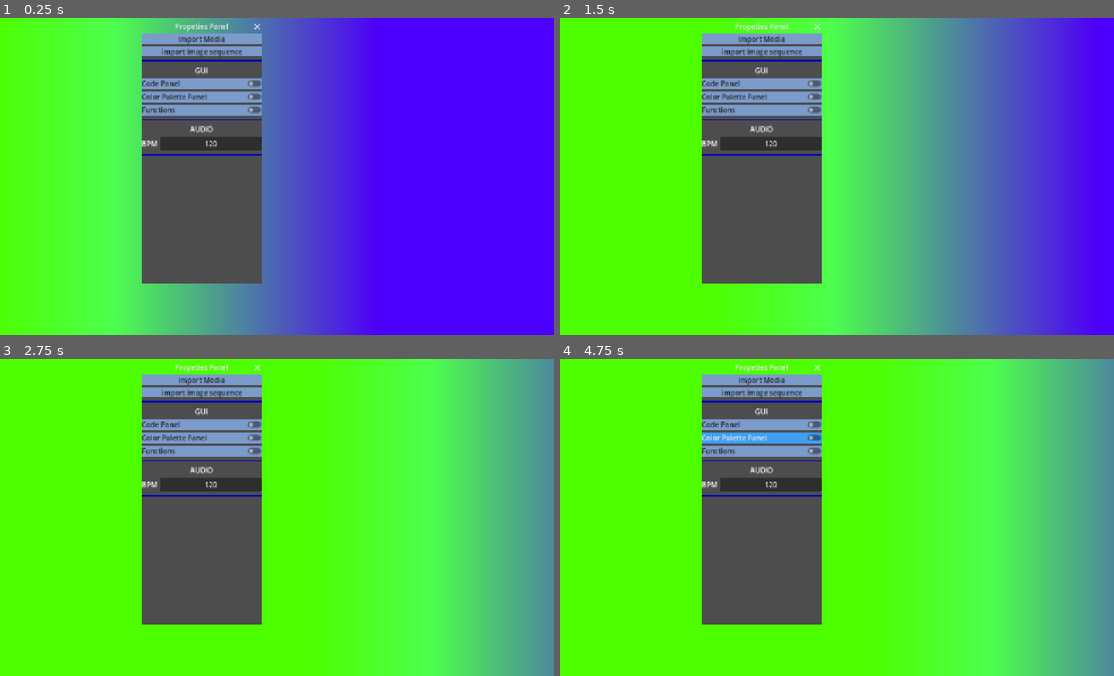
Above: before the commit, frames 1-4 (two rows, left to right).
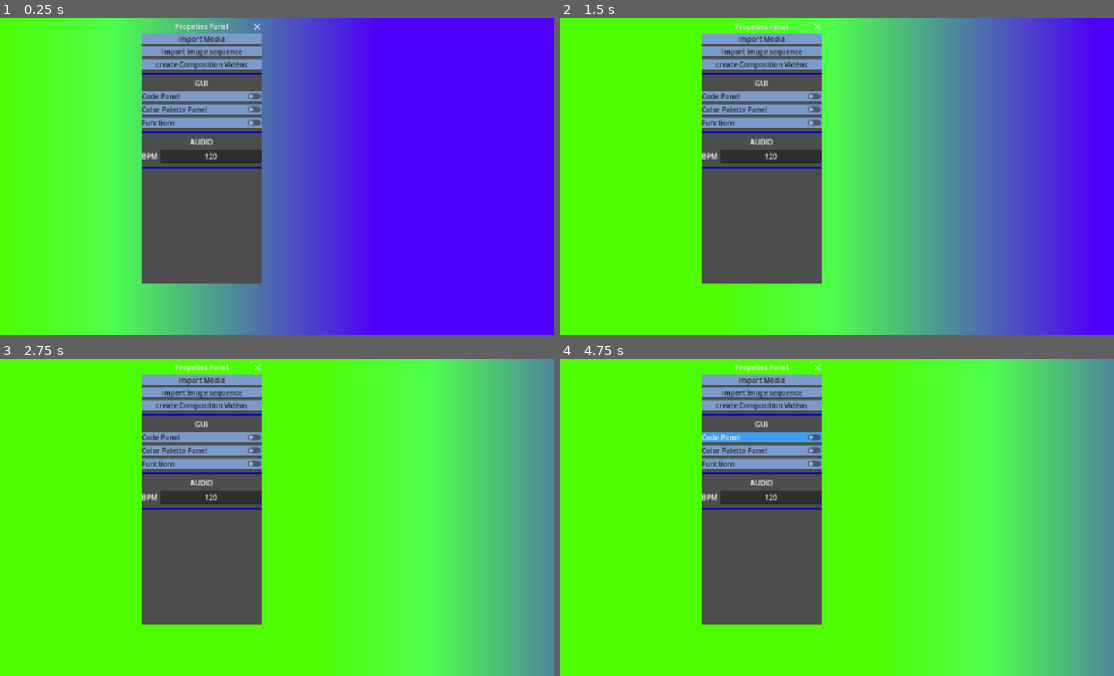
Above: after the commit, the same moments.

Repository: Juju-brz/GDVJ-2
Game: Godot game, scene res://scenes/main.tscn
Two runs of this game, one before a commit and one after it. Both use one fixed random seed, a clock stepped at 60 frames per second and the inputs below. The engine's default icon, where the game draws it, is replaced by a stand-in: a white triangle on a blue panel in a dark square.
Inputs (mouse positions are in pixels of both pictures, inside the frame that each line leads up to):
- Up to frame 1 (0.25 s): no input
- Up to frame 2 (1.5 s): tap Enter at 0.5 s; move the mouse to (953, 160) at 0.52 s; tap Alt (media_change_mode) at 0.6 s; click (953, 160) at 0.67 s; drag from (720, 192) to (803, 239) at 1.27 s
- Up to frame 3 (2.75 s): move the mouse to (326, 447) at 2.02 s; tap [ (media_front) at 2.1 s
- Up to frame 4 (4.75 s): drag from (803, 580) to (659, 469) at 2.77 s; move the mouse to (1003, 565) at 3.52 s; hold ] (media_back) 3.53-4.25 s; hold = (media_zoom_in) 3.53-4.25 s; drag from (659, 469) to (748, 438) at 4.27 s

The runs differ from the first frame. In frame 1, 4.8% of the frame differs, in the area x 25-48%, y 12-48%; in frame 2, 4.8%; in frame 3, 4.8%; in frame 4, 4.8%.

Commit message:
okay I must add id  to media for every signal emit

Diff:
--- /dev/null
+++ b/UI/button_compo_video.tscn
@@ -0,0 +1,4 @@
+[gd_scene format=3 uid="uid://yskplgqtvglr"]
+
+[node name="ButtonCompoVideo" type="Button" unique_id=1228571772]
+size_flags_horizontal = 3
--- a/scenes/main.tscn
+++ b/scenes/main.tscn
@@ -10,6 +10,7 @@
 [ext_resource type="Script" uid="uid://b3xbx6c3gelh0" path="res://scripts/bpm_line_edit.gd" id="7_tipki"]
 [ext_resource type="Script" uid="uid://rl8itots4uke" path="res://scripts/functions.gd" id="9_85g3d"]
 [ext_resource type="CodeHighlighter" uid="uid://mikmy4deotb0" path="res://UI/SyntaxColor.tres" id="10_choun"]
+[ext_resource type="PackedScene" uid="uid://yskplgqtvglr" path="res://UI/button_compo_video.tscn" id="11_ya4ey"]
 
 [sub_resource type="ShaderMaterial" id="ShaderMaterial_ojabb"]
 shader = ExtResource("3_tefeu")
@@ -45,12 +46,12 @@
 grow_vertical = 2
 expand_mode = 1
 
-[node name="mediaImport" type="Node2D" parent="CanvasLayer" unique_id=827084082 node_paths=PackedStringArray("file_dialog_image", "file_dialog_video", "loading_screen", "color_rect")]
+[node name="mediaImport" type="Node2D" parent="CanvasLayer" unique_id=827084082 node_paths=PackedStringArray("file_dialog_image", "file_dialog_video", "color_rect", "ButtonCompoVideo")]
 script = ExtResource("4_o6xl0")
 file_dialog_image = NodePath("../../FileDialog_image")
 file_dialog_video = NodePath("../../FileDialog_video")
-loading_screen = NodePath("")
 color_rect = NodePath("../../SubViewport/ColorRect")
+ButtonCompoVideo = NodePath("../../UI/CompositionVideo/Window/VBoxContainer/HBoxContainer/ButtonCompoVideo")
 
 [node name="FileDialog_image" type="FileDialog" parent="." unique_id=1966622314]
 title = "Open a File"
@@ -66,7 +67,7 @@
 filters = PackedStringArray("*png", "*.jpg", "*.jpeg", "*.svg")
 use_native_dialog = true
 
-[node name="UI" type="Control" parent="." unique_id=1981191330 node_paths=PackedStringArray("color_palette", "code_line", "function", "test")]
+[node name="UI" type="Control" parent="." unique_id=1981191330 node_paths=PackedStringArray("color_palette", "code_line", "function", "test", "Compo")]
 layout_mode = 3
 anchors_preset = 15
 anchor_right = 1.0
@@ -79,6 +80,7 @@
 code_line = NodePath("CodeLine/CodeLineWindow")
 function = NodePath("Functions/Functions")
 test = NodePath("Propeties_Panel/Window/VBoxContainer/test")
+Compo = NodePath("CompositionVideo/Window")
 
 [node name="Propeties_Panel" type="Control" parent="UI" unique_id=883644413]
 layout_mode = 1
@@ -108,6 +110,10 @@
 [node name="ButtonVideo" type="Button" parent="UI/Propeties_Panel/Window/VBoxContainer" unique_id=826516093]
 layout_mode = 2
 text = "import image sequence"
+
+[node name="ButtonCompVideos" type="Button" parent="UI/Propeties_Panel/Window/VBoxContainer" unique_id=1844992684]
+layout_mode = 2
+text = "create Composition Vidéos"
 
 [node name="Label2" type="Label" parent="UI/Propeties_Panel/Window/VBoxContainer" unique_id=113334318]
 visible = false
@@ -294,8 +300,55 @@
 layout_mode = 2
 metadata/_tab_index = 1
 
+[node name="CompositionVideo" type="Control" parent="UI" unique_id=1395411035]
+layout_mode = 1
+anchors_preset = 15
+anchor_right = 1.0
+anchor_bottom = 1.0
+grow_horizontal = 2
+grow_vertical = 2
+
+[node name="Window" type="Window" parent="UI/CompositionVideo" unique_id=2031633769]
+oversampling_override = 1.0
+position = Vector2i(314, 390)
+size = Vector2i(596, 134)
+visible = false
+
+[node name="VBoxContainer" type="VBoxContainer" parent="UI/CompositionVideo/Window" unique_id=2043018296]
+anchors_preset = 15
+anchor_right = 1.0
+anchor_bottom = 1.0
+grow_horizontal = 2
+grow_vertical = 2
+
+[node name="HBoxContainer" type="HBoxContainer" parent="UI/CompositionVideo/Window/VBoxContainer" unique_id=1711228763]
+layout_mode = 2
+size_flags_vertical = 3
+
+[node name="ButtonCompoVideo" parent="UI/CompositionVideo/Window/VBoxContainer/HBoxContainer" unique_id=1228571772 instance=ExtResource("11_ya4ey")]
+layout_mode = 2
+
+[node name="ButtonCompoVideo2" parent="UI/CompositionVideo/Window/VBoxContainer/HBoxContainer" unique_id=795341215 instance=ExtResource("11_ya4ey")]
+layout_mode = 2
+
+[node name="HBoxContainer2" type="HBoxContainer" parent="UI/CompositionVideo/Window/VBoxContainer" unique_id=1946896192]
+layout_mode = 2
+
+[node name="Button" type="Button" parent="UI/CompositionVideo/Window/VBoxContainer/HBoxContainer2" unique_id=1670159002]
+layout_mode = 2
+text = "LOOP"
+
+[node name="LineEdit" type="LineEdit" parent="UI/CompositionVideo/Window/VBoxContainer/HBoxContainer2" unique_id=1706811685]
+layout_mode = 2
+text = "CLOSE"
+
+[node name="Button2" type="Button" parent="UI/CompositionVideo/Window/VBoxContainer/HBoxContainer2" unique_id=326714374]
+layout_mode = 2
+text = "CLOSE"
+
 [connection signal="pressed" from="UI/Propeties_Panel/Window/VBoxContainer/ButtonImage" to="CanvasLayer/mediaImport" method="_on_button_image_pressed"]
 [connection signal="pressed" from="UI/Propeties_Panel/Window/VBoxContainer/ButtonVideo" to="CanvasLayer/mediaImport" method="_on_button_video_pressed"]
+[connection signal="pressed" from="UI/Propeties_Panel/Window/VBoxContainer/ButtonCompVideos" to="UI" method="_on_button_comp_videos_pressed"]
 [connection signal="toggled" from="UI/Propeties_Panel/Window/VBoxContainer/CheckCode" to="UI" method="_on_check_code_toggled"]
 [connection signal="toggled" from="UI/Propeties_Panel/Window/VBoxContainer/CheckColorPalette" to="UI" method="_on_check_color_palette_toggled"]
 [connection signal="toggled" from="UI/Propeties_Panel/Window/VBoxContainer/CheckFunctions" to="UI" method="_on_check_function_toggled"]
@@ -305,5 +358,6 @@
 [connection signal="confirmed" from="UI/Functions/Functions/FileDialogSave" to="UI/Functions" method="_on_file_dialog_save_confirmed"]
 [connection signal="files_selected" from="UI/Functions/Functions/FileDialogSave" to="UI/Functions" method="_on_file_dialog_save_files_selected"]
 [connection signal="pressed" from="UI/Functions/Functions/TabContainer/CodeEdit/ButtonSave" to="UI/Functions" method="_on_button_save_pressed"]
+[connection signal="pressed" from="UI/CompositionVideo/Window/VBoxContainer/HBoxContainer/ButtonCompoVideo" to="CanvasLayer/mediaImport" method="_on_button_compo_video_pressed"]
 
 [editable path="UI/CodeLine"]
--- a/scripts/media.gd
+++ b/scripts/media.gd
@@ -10,8 +10,9 @@
 @export var emetteur: Node
 
 signal draggingON(is_dragging : bool)
-#@export var texRect :TextureRect
-## Called when the node enters the scene tree for the first time.
+
+static var next_id := 0 # increment with every instances
+
 func _ready():
 	sprite = self
 	set_process_input(true)
@@ -134,7 +135,7 @@
 func send_signal():
 	GLOBAL.seleted_changed.emit(is_dragging)
 
-	print("emit signal is selected")
+	#print("emit signal is selected")
 
 #func send_signal_not_selected():
 	#if is_selected == false:
--- a/scripts/media_import.gd
+++ b/scripts/media_import.gd
@@ -12,6 +12,7 @@
 const AnimScene = preload("res://scenes/Animation.tscn")
 #@export var canvas : CanvasLayer
 @export var color_rect : ColorRect
+@export var ButtonCompoVideo : Button
 
 func _ready() -> void:
 	file_dialog_image.file_selected.connect(on_file_selected)
@@ -51,6 +52,8 @@
 
 	#ResourceLoader.load_threaded_request(new_instance)
 	instances.append(new_instance)
+	new_instance.next_id +=1
+	print("id", new_instance.next_id)
 
 func on_dir_selected(dir : String):
 	var files: Array = Array(DirAccess.get_files_at(dir)).filter(
@@ -62,6 +65,7 @@
 	var textures: Array = []
 	textures.resize(files.size())
 
+	### DONT FREEZE SCREEN
 	var task_id := WorkerThreadPool.add_group_task(
 		func(i):
 			var img := Image.load_from_file(files[i])
@@ -92,3 +96,8 @@
 
 func _on_button_video_pressed() -> void:
 	file_dialog_video.show()
+
+
+func _on_button_compo_video_pressed() -> void:
+	file_dialog_video.show()
+	ButtonCompoVideo.icon = load("res://media/jujuLogo.png")
--- a/scripts/ui.gd
+++ b/scripts/ui.gd
@@ -5,6 +5,7 @@
 @export var code_line : Window
 @export var function : Window
 @export var test : VBoxContainer
+@export var Compo : Window
 
 var selected_media = false
 
@@ -24,11 +25,15 @@
 
 func _receive_signal(selected : bool):
 	if selected:
-		print("receive signal is selected")
+		#print("receive signal is selected")
 		test.show()
 		selected_media == true
 	else:
 	#BUG BECAUSE WHEN YOU CLICK NOt ON ZONE NO MEDIA RECIEVE SIGNAL WITHOUT EMIT
 	#BECAUSE selected == false
-		print("receive signal is not selected")
+		#print("receive signal is not selected")
 		test.hide()
+
+
+func _on_button_comp_videos_pressed() -> void:
+	Compo.show()
